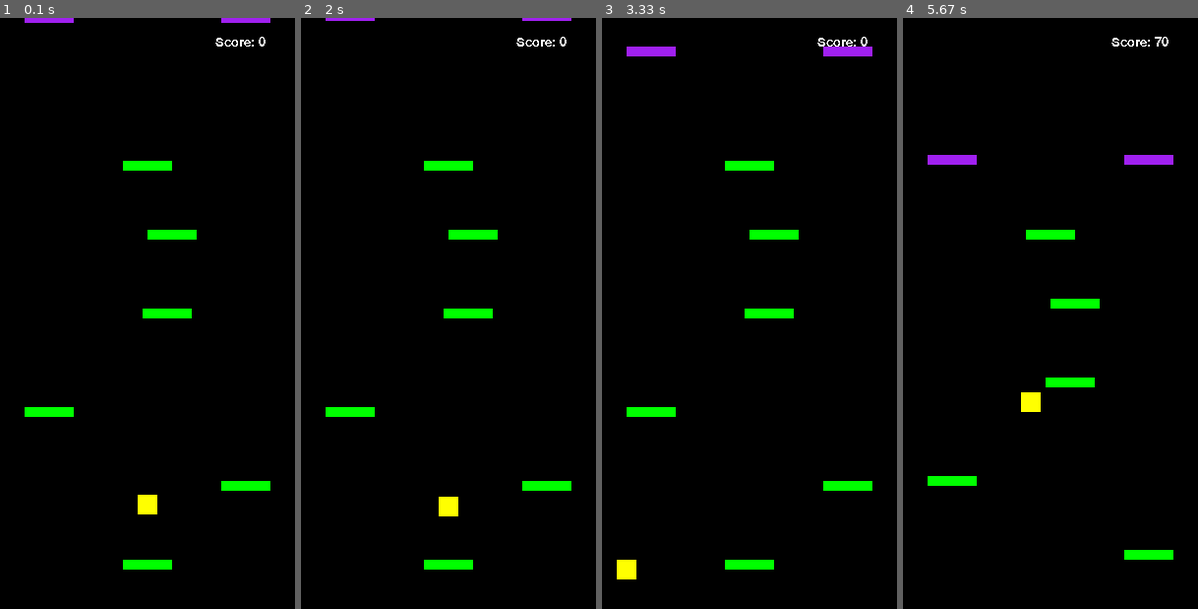
Above: before the commit, frames 1-4 (left to right).
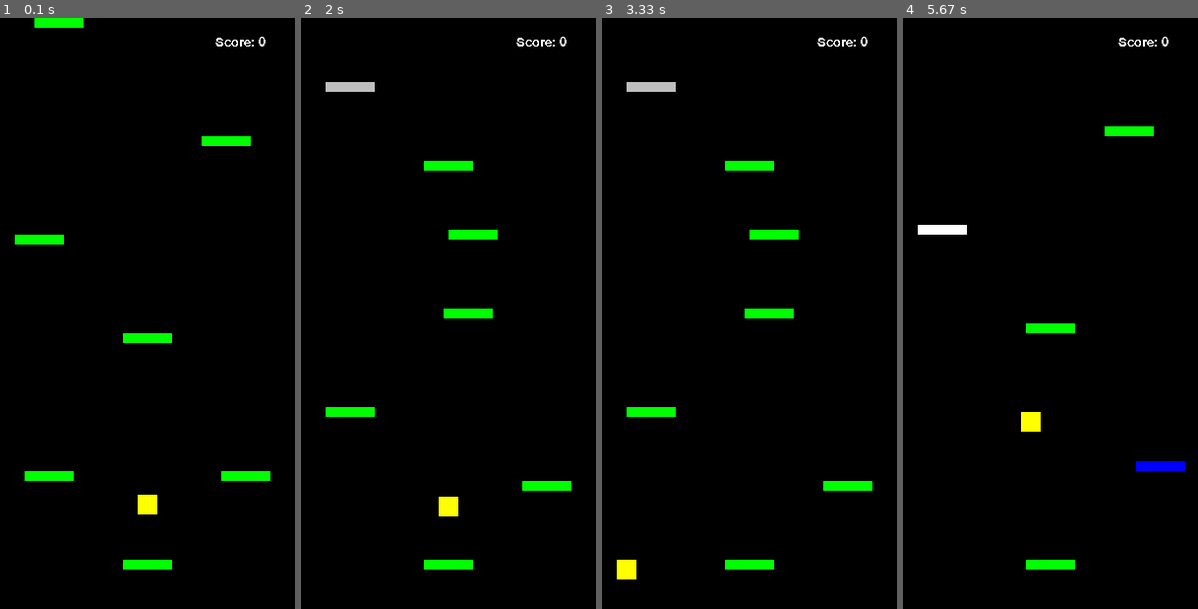
Above: after the commit, the same moments.

Repository: lolloz98/pygame_games
Game: pygame game, started from dodo_jump/main.py
Two runs of this game, one before a commit and one after it. Both use one fixed random seed, a clock stepped at 60 frames per second and the inputs below.
Inputs:
- Up to frame 1 (0.1 s): no input
- Up to frame 2 (2 s): hold D 0.33-0.8 s; hold D 0.83-1.3 s; hold A 1.33-1.87 s; hold A from 1.9 s (still down)
- Up to frame 3 (3.33 s): release A at 2.3 s; hold D 2.33-2.97 s
- Up to frame 4 (5.67 s): hold D 3.9-4.37 s; hold D 4.4-4.87 s; hold A 4.9-5.43 s

The runs differ from the first frame. In frame 1, 3.2% of the frame differs, in the area x 5-92%, y 0-80%; in frame 2, 0.4%; in frame 3, 0.8%; in frame 4, 3.9%, in the area x 5-96%, y 3-94%.

Commit message:
DODO-JUMP Improved levels

Diff:
--- a/dodo_jump/levels.py
+++ b/dodo_jump/levels.py
@@ -1,6 +1,7 @@
 from pygame import Vector2
 from tile import *
 from enemy import *
+import random
 
 
 def level1(lastY):
@@ -24,6 +25,7 @@
 def level2(lastY):
     distOfTileFromPrev = [
         -80,
+        -90,
         0,
         -140,
         -100,
@@ -32,18 +34,20 @@
     ]
     absY = getAbsPos(lastY, distOfTileFromPrev)
     return [
-        normalTile(Vector2(50, absY[0])),
-        normalTile(Vector2(constants.screen_size[0] - 50, absY[1])),
-        normalTile(Vector2(150, absY[2])),
-        normalTile(Vector2(40, absY[3])),
-        normalTile(Vector2(230, absY[4])),
-        normalTile(Vector2(60, absY[5])),
+        normalTile(Vector2(150, absY[0])),
+        normalTile(Vector2(50, absY[1])),
+        normalTile(Vector2(constants.screen_size[0] - 50, absY[2])),
+        normalTile(Vector2(150, absY[3])),
+        normalTile(Vector2(40, absY[4])),
+        normalTile(Vector2(230, absY[5])),
+        normalTile(Vector2(60, absY[6])),
     ]
 
 
 def level3(lastY):
     distOfTileFromPrev = [
         -80,
+        -100,
         -140,
         -100,
         -100,
@@ -51,11 +55,12 @@
     ]
     absY = getAbsPos(lastY, distOfTileFromPrev)
     return [
-        movingAsCharOnX(Vector2(50, absY[0])),
-        normalTile(Vector2(150, absY[1])),
-        disappearingTile(Vector2(40, absY[2])),
-        normalTile(Vector2(230, absY[3])),
-        normalTile(Vector2(60, absY[4])),
+        normalTile(Vector2(150, absY[0])),
+        movingAsCharOnX(Vector2(50, absY[1])),
+        normalTile(Vector2(150, absY[2])),
+        disappearingTile(Vector2(40, absY[3])),
+        normalTile(Vector2(230, absY[4])),
+        normalTile(Vector2(60, absY[5])),
     ]
 
 
@@ -85,6 +90,7 @@
 def level5(lastY):
     distOfTileFromPrev = [
         -80,
+        -80,
         -440,
         -440,
         -440,
@@ -93,12 +99,13 @@
     ]
     absY = getAbsPos(lastY, distOfTileFromPrev)
     return [
-        jumpingTile(Vector2(50, absY[0])),
-        jumpingTile(Vector2(constants.screen_size[0] - 50, absY[1])),
-        jumpingTile(Vector2(50, absY[2])),
-        normalTile(Vector2(constants.screen_size[0] - 50, absY[3])),
-        disappearingTile(Vector2(230, absY[4])),
-        disappearingTile(Vector2(60, absY[5])),
+        normalTile(Vector2(150, absY[0])),
+        jumpingTile(Vector2(50, absY[1])),
+        jumpingTile(Vector2(constants.screen_size[0] - 50, absY[2])),
+        jumpingTile(Vector2(50, absY[3])),
+        normalTile(Vector2(constants.screen_size[0] - 50, absY[4])),
+        disappearingTile(Vector2(230, absY[5])),
+        disappearingTile(Vector2(60, absY[6])),
     ]
 
 
@@ -135,10 +142,20 @@
     return ans
 
 
+levelTypes = [
+    level1,
+    level2,
+    level3,
+    level4,
+    level5,
+    level6
+]
+
+
 def appendLevel(objs, group_collider):
     if len(objs) == 0:
-        lev = level1(630)
+        lev = random.choice(levelTypes)(630)
     else:
-        lev = level6(objs[-1].rect.midbottom[1])
+        lev = random.choice(levelTypes)(objs[-1].rect.midbottom[1])
     objs += lev
     group_collider.add(lev)
--- a/dodo_jump/movable_obj_manager.py
+++ b/dodo_jump/movable_obj_manager.py
@@ -7,8 +7,7 @@
         # self.tiles = [normalTile((150, 550)), movingTileXY((150, 350)), jumpingTile((150, 150))]
         self.objs = []
         self.group = pygame.sprite.Group()
-        appendLevel(self.objs, self.group)
-        appendLevel(self.objs, self.group)
+        self.appendLevels()
 
     def remove(self, movable_obj: MovableSprite):
         self.objs.remove(movable_obj)
@@ -21,6 +20,11 @@
     def draw(self, screen):
         self.group.draw(screen)
 
+    def appendLevels(self):
+        while len(self.objs) == 0 or self.objs[-1].rect.midtop[1] > 0:
+            appendLevel(self.objs, self.group)
+        print(len(self.group))
+
     def push_down_tiles(self, diff):
         torem = []
         for t in self.objs:
@@ -32,6 +36,8 @@
         for t in torem:
             self.remove(t)
 
+        self.appendLevels()
+
     def apply_effects_on_tiles(self, dt):
         for tile in self.objs:
             tile.effect.applyEffectToTile(tile, dt)
